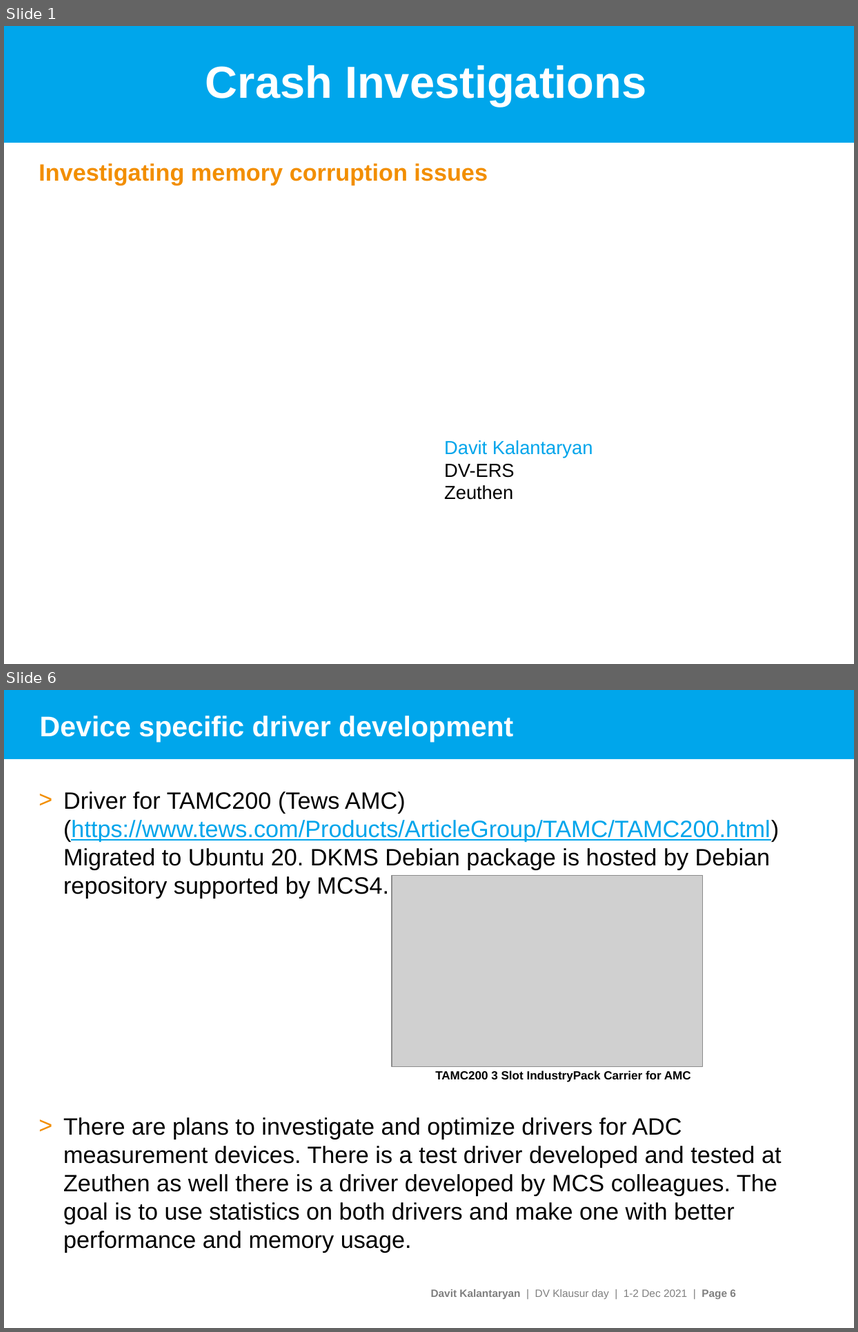
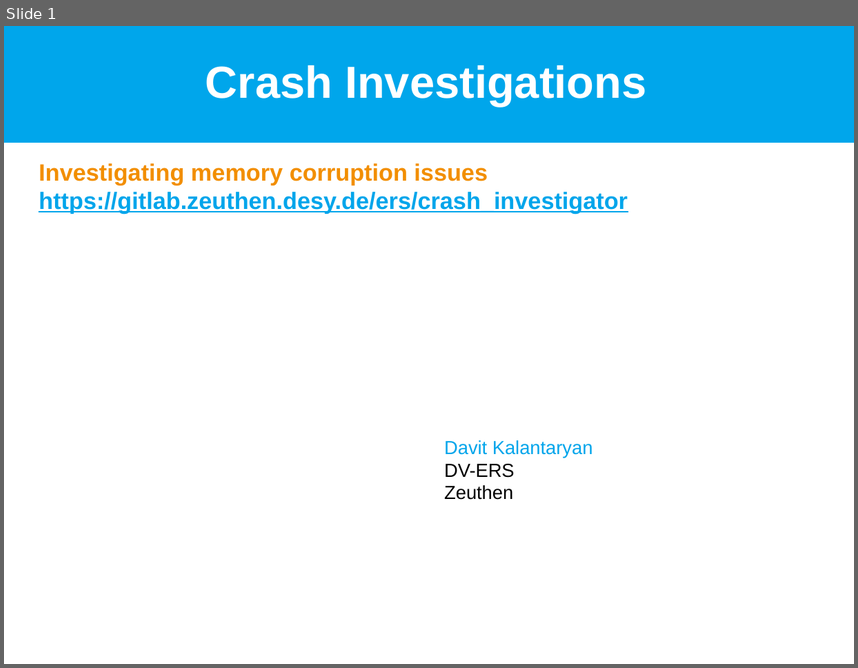
Before and after one commit to davitkalantaryan/old-crash_investigator, a slide deck: docs/crash_investigations.pptx. Shown one above the other, each under a label of ours: slides 1 and 6 before the commit, slide 1 after it; the slides between them are not shown. The pictures are 858x1332 and 858x668 pixels, drawn with LibreOffice and Linux fonts; fonts in the diff are those of the drawing; grey boxes stand for pictures; background and template pictures are left out. Boxes give left, top, right and bottom in pixels: in the first picture for what was removed or moved away, otherwise in the second. Text is boxed around its words. In the diff, an @@ line names an element or a change of style, - is before the commit and + after.

```diff
--- a/docs/crash_investigations.pptx
+++ b/docs/crash_investigations.pptx
@@ slide 6 removed at bbox=[4, 690, 854, 1328], background #FFFFFF @@
@@ rectangle removed at bbox=[4, 690, 854, 759] @@
@@ title removed at bbox=[40, 716, 513, 742] @@
-Device specific driver development
@@ text removed at bbox=[63, 791, 782, 1224] @@
-> Driver for TAMC200 (Tews AMC) (https://www.tews.com/Products/ArticleGroup/TAMC/TAMC200.html)
-  Migrated to Ubuntu 20. DKMS Debian package is hosted by Debian repository supported by MCS4.
-> There are plans to investigate and optimize drivers for ADC measurement devices. There is a test driver developed and tested at Zeuthen as well there is a driver developed by MCS colleagues. The goal is to use statistics on both drivers and make one with better performance and memory usage.
@@ picture removed at bbox=[392, 876, 703, 1067] @@
@@ text removed at bbox=[435, 1070, 691, 1082] @@
-TAMC200 3 Slot IndustryPack Carrier for AMC
@@ text removed at bbox=[431, 1289, 736, 1299] @@
-Davit Kalantaryan | DV Klausur day | 1-2 Dec 2021 | Page 6
@@ slide 1 changed as well @@
@@ subtitle at bbox=[38, 163, 628, 213]: text changed; text colour #F28E00 to #00A5EB @@
-Investigating memory corruption issues
+Investigating memory corruption issues
+https://gitlab.zeuthen.desy.de/ers/crash_investigator
```
Also in this commit, not shown: 1 other slide changed, 3 slides added, 6 other slides removed.
